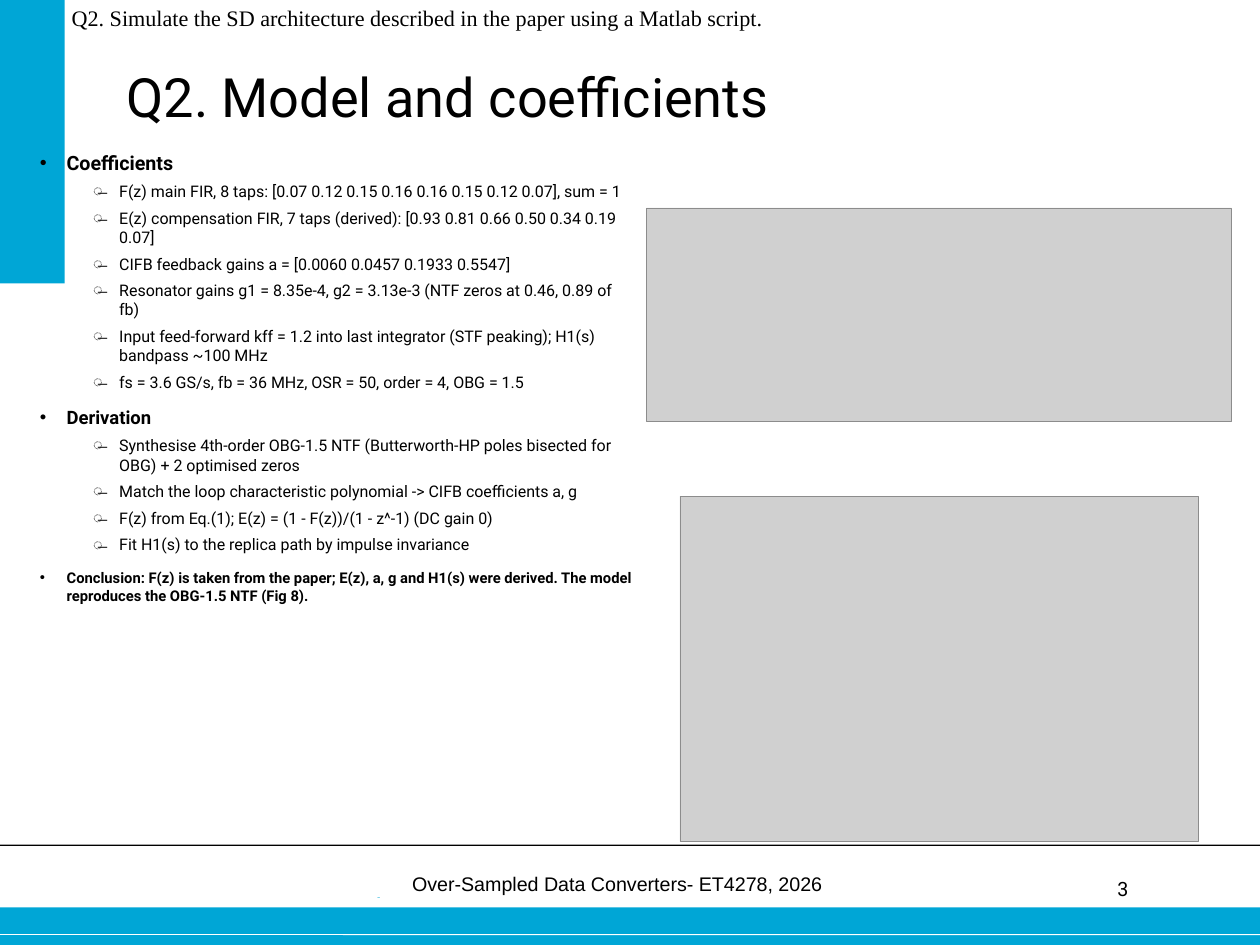
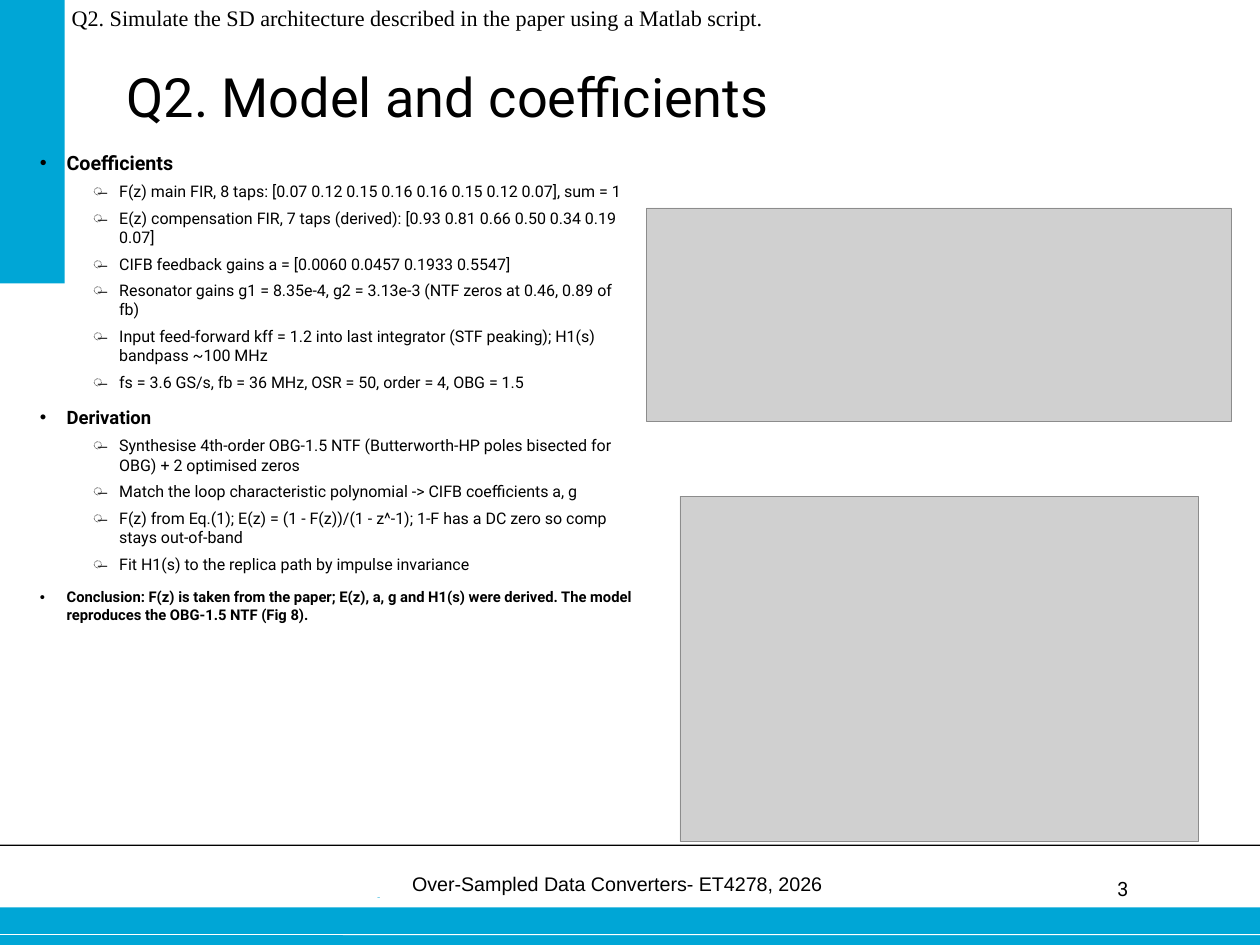
Before and after one commit to danieltyukov/tud-over-sampled-data-converters, a slide deck: slide 3 of practical-exam/Final_oral_exam_Daniel_Tyukov_5714699.pptx. Drawn at 1260x945 pixels with LibreOffice and Linux fonts; fonts in the diff are those of the drawing; grey boxes stand for pictures; background and template pictures are left out. Boxes give left, top, right and bottom in pixels: in the first picture for what was removed or moved away, otherwise in the second. Text is boxed around its words. In the diff, an @@ line names an element or a change of style, - is before the commit and + after.

```diff
--- a/practical-exam/Final_oral_exam_Daniel_Tyukov_5714699.pptx
+++ b/practical-exam/Final_oral_exam_Daniel_Tyukov_5714699.pptx
@@ text at bbox=[119, 511, 606, 547]: text changed @@
-  ̶ F(z) from Eq.(1); E(z) = (1 - F(z))/(1 - z^-1) (DC gain 0)
+  ̶ F(z) from Eq.(1); E(z) = (1 - F(z))/(1 - z^-1); 1-F has a DC zero so comp stays out-of-band
```
Also in this commit, not shown: 8 other slides changed, 2 other files.
